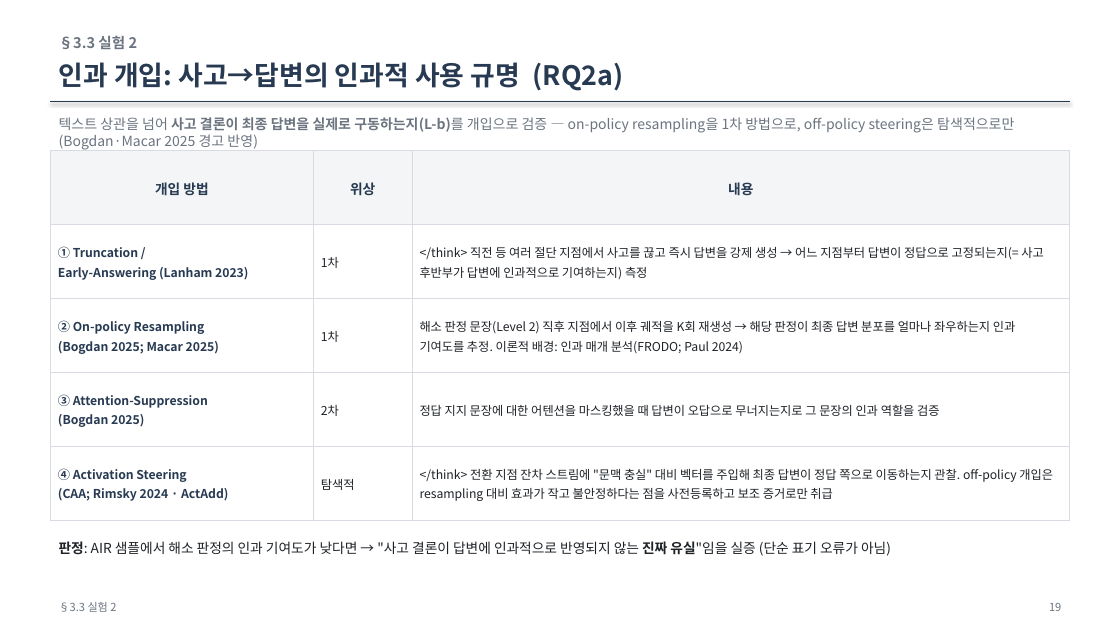
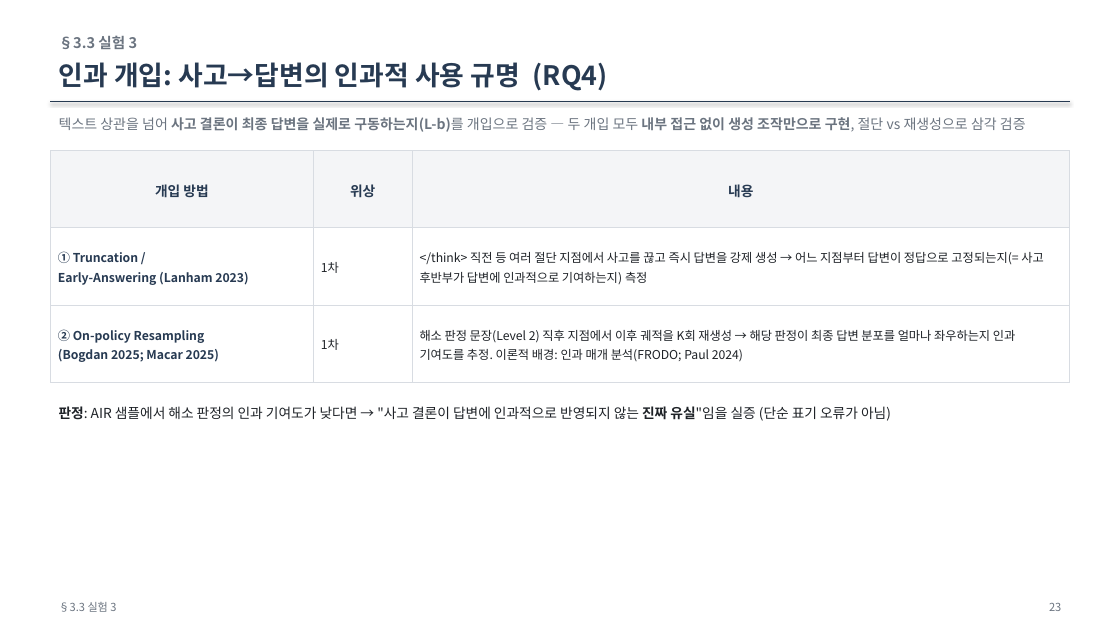
Before and after one commit to jin-ryu/temporal-conflict-qa, a slide deck: slide 23 of docs/ThinkConflict_연구보고.pptx (slide 19 before the commit). Drawn at 1120x630 pixels with LibreOffice and Linux fonts; fonts in the diff are those of the drawing. Boxes give left, top, right and bottom in pixels: in the first picture for what was removed or moved away, otherwise in the second. Text is boxed around its words. In the diff, an @@ line names an element or a change of style, - is before the commit and + after.

Commit message:
docs: ThinkConflict 계획서 대개편 — 진단 프레임워크를 1차 기여로 전면화(기여 목록·한줄요약 신설), 실험 재구성(귀속통제 통합·인과개입 truncation+resampling 한정, AIR-Gate/steering/attention/로드맵 제거), 지표·라벨타당성·측정규약 표준화, 실험결과 섹션 신설·References 스타일화·RQ/헤딩 순번 통일 + PPT 동기화

```diff
--- a/docs/ThinkConflict_연구보고.pptx
+++ b/docs/ThinkConflict_연구보고.pptx
@@ text at bbox=[59, 36, 138, 49]: text changed @@
-§3.3 실험 2
+§3.3 실험 3
@@ text at bbox=[59, 62, 608, 91]: text changed @@
-인과 개입: 사고→답변의 인과적 사용 규명 (RQ2a)
+인과 개입: 사고→답변의 인과적 사용 규명 (RQ4)
@@ text at bbox=[59, 117, 1026, 132]: text changed; bold on @@
-텍스트 상관을 넘어 사고 결론이 최종 답변을 실제로 구동하는지(L-b)를 개입으로 검증 — on-policy resampling을 1차 방법으로, off-policy steering은 탐색적으로만 (Bogdan·Macar 2025 경고 반영)
+텍스트 상관을 넘어 사고 결론이 최종 답변을 실제로 구동하는지(L-b)를 개입으로 검증 — 두 개입 모두 내부 접근 없이 생성 조작만으로 구현, 절단 vs 재생성으로 삼각 검증
@@ table at bbox=[50, 150, 1070, 382] @@
-row 4: ③ Attention-Suppression / (Bogdan 2025) | 2차 | 정답 지지 문장에 대한 어텐션을 마스킹했을 때 답변이 오답으로 무너지는지로 그 문장의 인과 역할을 검증
-row 5: ④ Activation Steering / (CAA; Rimsky 2024 · ActAdd) | 탐색적 | </think> 전환 지점 잔차 스트림에 "문맥 충실" 대비 벡터를 주입해 최종 답변이 정답 쪽으로 이동하는지 관찰. off-policy 개입은 resampling 대비 효과가 작고 불안정하다는 점을 사전등록하고 보조 증거로만 취급
@@ text "판정: AIR 샘플에서 해소 판정의 ...": place and size @@
-text "판정: AIR 샘플에서 해소 판정의 ..." at bbox=[59, 541, 891, 556]
+text "판정: AIR 샘플에서 해소 판정의 ..." at bbox=[59, 406, 891, 421]
@@ text at bbox=[1049, 603, 1061, 611]: text changed @@
-19
+23
```
Also in this commit, not shown: 17 other slides changed, 1 slide added, 2 slides removed, 2 other files.
